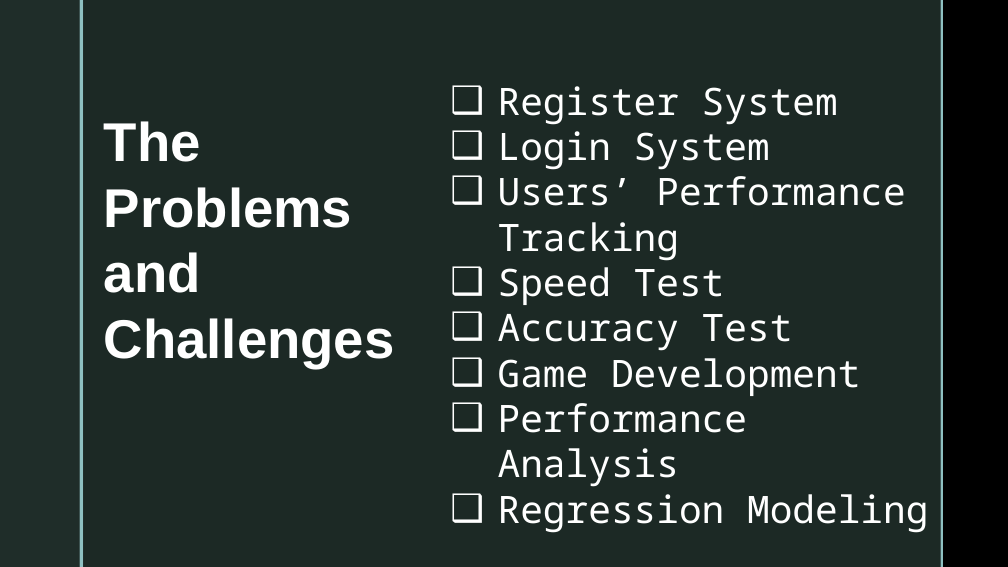
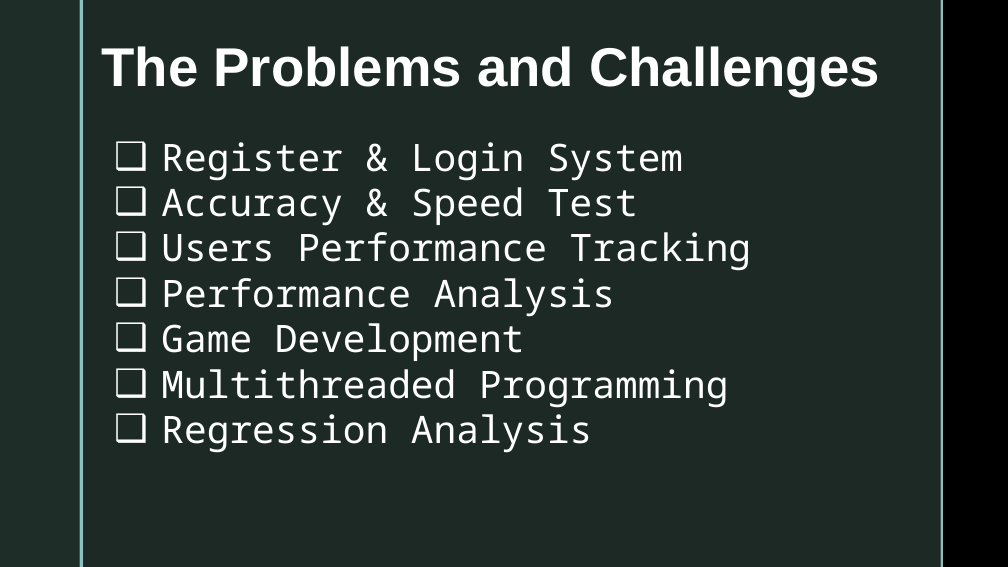
Before and after one commit to CodeWithIsmail/SPL-1, a slide deck: slide 5 of Mid Presentation.pptx (slide 3 before the commit). Drawn at 1008x567 pixels with LibreOffice and Linux fonts; fonts in the diff are those of the drawing; background and template pictures are left out. Boxes give left, top, right and bottom in pixels: in the first picture for what was removed or moved away, otherwise in the second. Text is boxed around its words. In the diff, an @@ line names an element or a change of style, - is before the commit and + after.

```diff
--- a/Mid Presentation.pptx
+++ b/Mid Presentation.pptx
@@ text "The Problems and Challenges" rewrapped from (104,121,395,368) to (101,46,880,96) @@
@@ text "Register & Login System": place and size @@
-text "Register & Login System" at (498,86,928,533)
+text "Register & Login System" at (161,142,751,453)
@@ text at (161,142,751,317): text changed @@
-❑ Register System
-❑ Login System
-❑ Users’ Performance Tracking
-❑ Speed Test
-❑ Accuracy Test
+❑ Register & Login System
+❑ Accuracy & Speed Test
+❑ Users Performance Tracking
+❑ Performance Analysis
@@ text at (161,369,728,453): text changed @@
-❑ Performance Analysis
-❑ Regression Modeling
+❑ Multithreaded Programming
+❑ Regression Analysis
```
Also in this commit, not shown: 6 other slides changed, 10 slides added, 1 slide removed, 1 other file.
